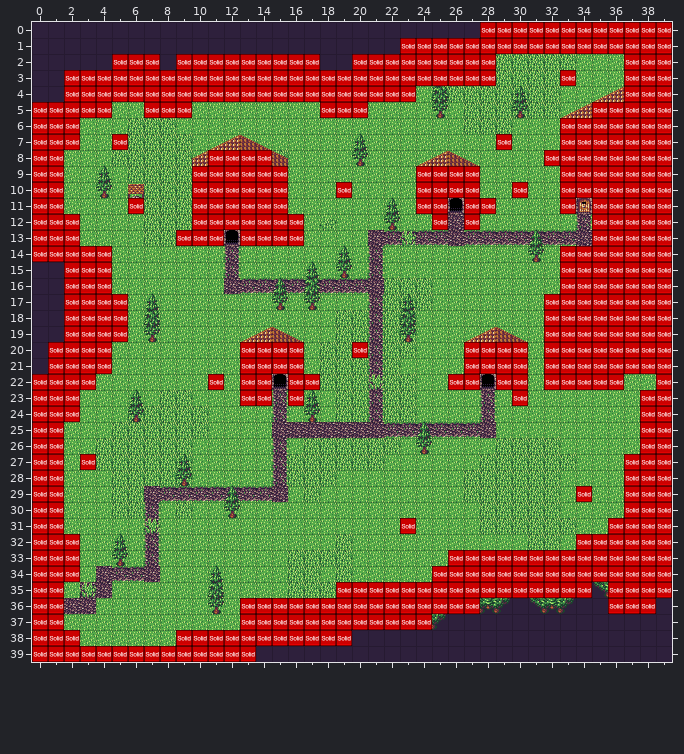
An edit to a level. Tiled map, game/data/map/area01.tmx. Above is the file before it was changed.
Cells are 32x32 px. Shown: x 0..39, y 0..39.
Once edited:
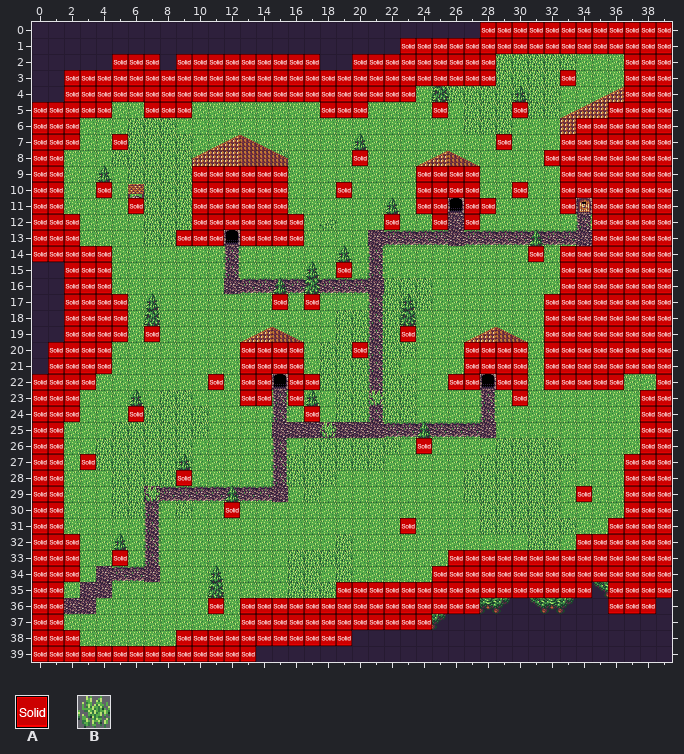
Key: from "metatiles32x32": A 0 "solid"; from "town_forest_tiles": B 81.
_ is an empty cell.
Tiles of an added or newly shown layer are drawn over the layers below it.
Log entry: Less annoying collision: reduce hitbox size and re-arrange layers
From old to new:
{"where": "layer \"roadgrass\" (added)"}
{"y":23,"x":21,"old":"_","new":"B"}
{"y":25,"x":18,"old":"_","new":"B"}
{"y":29,"x":7,"old":"_","new":"B"}
{"where": "layer \"trees1\""}
{"y":13,"x":23,"old":"B","new":"_"}
{"y":22,"x":21,"old":"B","new":"_"}
{"y":31,"x":7,"old":"B","new":"_"}
{"y":35,"x":3,"old":"B","new":"_"}
{"where": "layer \"collision\""}
{"y":5,"x":25,"old":"_","new":"A"}
{"y":5,"x":30,"old":"_","new":"A"}
{"y":5,"x":35,"old":"A","new":"_"}
{"y":6,"x":33,"old":"A","new":"_"}
{"y":8,"x":11,"old":"AAAA","new":"____"}
{"y":8,"x":20,"old":"_","new":"A"}
{"y":10,"x":4,"old":"_","new":"A"}
{"y":12,"x":22,"old":"_","new":"A"}
{"y":14,"x":31,"old":"_","new":"A"}
{"y":15,"x":19,"old":"_","new":"A"}
{"y":17,"x":15,"old":"_","new":"A"}
{"y":17,"x":17,"old":"_","new":"A"}
{"y":19,"x":7,"old":"_","new":"A"}
{"y":19,"x":23,"old":"_","new":"A"}
{"y":24,"x":6,"old":"_","new":"A"}
{"y":24,"x":17,"old":"_","new":"A"}
{"y":26,"x":24,"old":"_","new":"A"}
{"y":28,"x":9,"old":"_","new":"A"}
{"y":30,"x":12,"old":"_","new":"A"}
{"y":33,"x":5,"old":"_","new":"A"}
{"y":36,"x":11,"old":"_","new":"A"}
